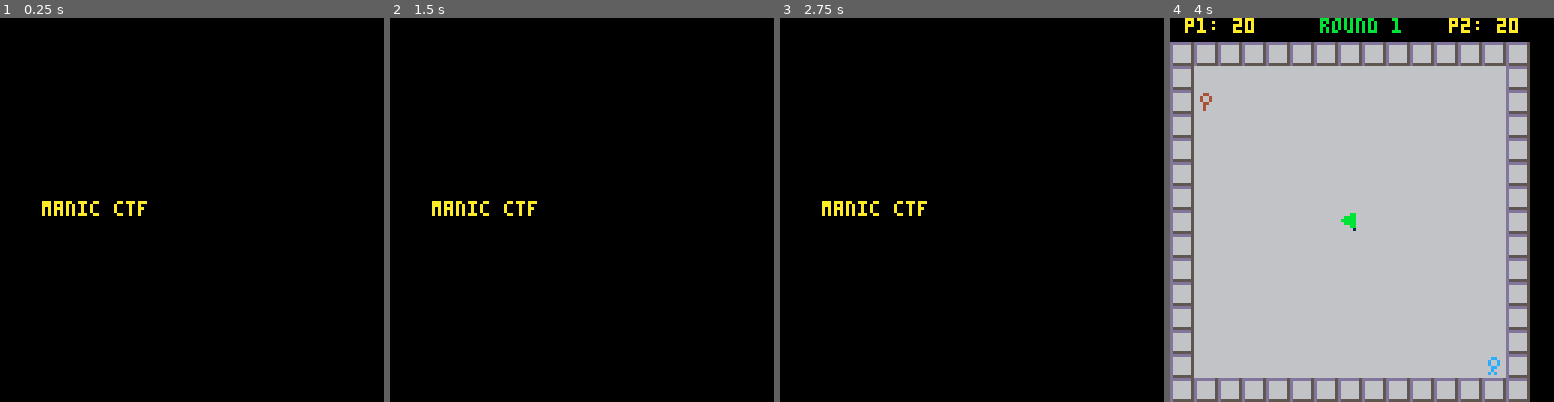
Above: before the commit, frames 1-4 (left to right).
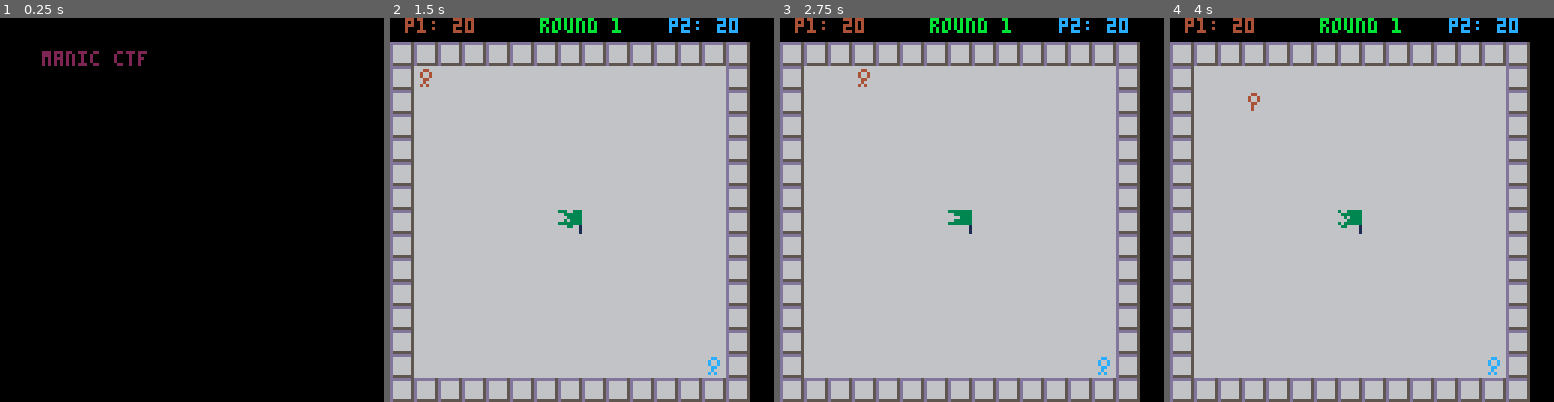
Above: after the commit, the same moments.

Repository: King-Swood/pico-8-fun
Game: PICO-8 cartridge ctf_1.p8
Two runs of this game, one before a commit and one after it. Both use one fixed random seed, a clock stepped at 60 frames per second and the inputs below.
Inputs:
- Up to frame 1 (0.25 s): no input
- Up to frame 2 (1.5 s): tap X (X key) at 0.33, 1.07 s; tap O (Z key) at 0.7 s
- Up to frame 3 (2.75 s): hold Right 1.6-2.1 s; tap O (Z key) at 1.7, 2.1, 2.5 s; tap X (X key) at 1.85 s; hold Up 2.15-2.42 s; hold Right from 2.47 s (still down)
- Up to frame 4 (4 s): tap O (Z key) at 2.9, 3.3, 3.7 s; tap X (X key) at 2.97 s; release Right at 3.03 s; hold Left 3.08-3.58 s; hold Down 3.63-3.97 s

The runs differ from the first frame. In frame 1, 0.9% of the frame differs, in the area x 10-39%, y 8-52%; in frame 2, 89%, in the area x 0-94%, y 0-100%; in frame 3, 89%; in frame 4, 0.9%.

Commit message:
Add a title screen
Added a working title screen.
Also started adding a menu, although its basic ATM.

Diff:
--- a/ctf_1.p8
+++ b/ctf_1.p8
@@ -2,13 +2,16 @@
 version 16
 __lua__
 
--- todo: make a state machine that manages whether the game is running, a score is being displayed, or the title screen.
+-- todo: Add a final winners screen which displays who won, and the state of their win calculated from the difference in times across the rounds.
+--			by a long shot
+--			by a small margin
+--			only just...
 -- todo: add a title screen with the following options:
 --			- number of rounds
 --			- control type (keyboard/controller, controller rotated)
 --				there should be an image associated with each one.
 --				rotated allows users to hold the controller like a wiimote.
---				each player should have a separate setting. This also allows each player to work out which controller they are holding.
+--				each player should have a separate setting. this also allows each player to work out which controller they are holding.
 -- todo: add sound effects
 -- todo: rename/name as "manic ctf"
 -- todo: consider pushing into the "incomplete" part of the forum.
@@ -16,12 +19,17 @@
 -- todo: add ability to knock over the opposing player.
 --			if neither player has the flag then they both fall over.
 --			if one player has the flag then that player falls over and drops it.
--- todo: add a "round 1..... start" message at the beginning of each round.
+-- todo: add a "starting in 3...2...1" message at the beginning of each round.
+--			the players should only become visible after this, and they should appear in a little cloud so their colour is temporarily masked.
 -- todo: randomise the corner that each player starts in, so they don't just start marching straight toward the flag.
 -- todo: when game is over it should display the message for a few seconds, then tell the user to press x to return to the main screen.
--- todo: perhaps the title screen could be a flapping flag displaying "manic ctf".
---			The menu then shows the same flag, with player 1 running on and grabbing it and running off screen.
---			Both players then are shown periodically chasing the other off-screen, with the player in front always holding the flag.
+-- todo: when the menu first displays the flag should appear on the bottom in a puff of smoke.
+--			player 1 runs on, grabs, it and runs off screen
+--			both players then are shown periodically chasing the other off-screen, with the player in front always holding the flag.
+-- todo: the player should flip horizontally when walking in the opposite direction.
+--			the flag should flip with the player.
+-- todo: centre the playing field on screen.
+-- todo: setup on raspberry pi to do some playtesting with Sarah.
 
 function _init()
 end
@@ -51,6 +59,18 @@
 			end,
 			draw=function()
 				titlescreen:draw()
+			end,
+		},
+		["menu"]=
+		{
+			init=function()
+				menu:init()
+			end,
+			update=function()
+				menu:update()
+			end,
+			draw=function()
+				menu:draw()
 			end,
 		},
 		["game"]=
@@ -127,11 +147,6 @@
 	height=8,
 	flipx=false,
 	flipy=false,
-	-- sprinit=0,
-	-- sprite=0,
-	-- sprmax=0,
-	-- sprtime=0,
-	-- sprtimemax=0,
 	remove=false,
 	curanim="initial",
 	curframe=1,
@@ -209,26 +224,125 @@
 	end,
 }
 
+function skipscreen()
+	if (btnp(4,0) or btnp(5,0) or btnp(4,0) or btnp(5,0)) then
+		return true
+	else
+		return false
+	end
+end
+
 titlescreen=
 {
-	displaytime = 0,
-	displaytimemax = 60*3,
+	x=14,
+	y=-5,
+	yspeedfast=1,
+	yspeedslow=0.25,
+	yspeed=0,
+	setpoint1=40,
+	setpoint2=80,
+	colour=1,
+	colourtimer=0,
+	colourtimermax=15,
+	displayname=false,
+	skipped=false,
 
 	init=function(self)
 		self.displaytime = 0
 		actors:clear()
+		self.yspeed=self.yspeedfast
 	end,
 
 	update=function(self)
-		self.displaytime+=1
-		if self.displaytime >= self.displaytimemax then
+		if (not self.skipped) then
+			if (skipscreen()) then
+				self.skipped=true
+				self.displayname=false
+				self.yspeed=self.yspeedfast*3
+			else
+				if (self.y >= self.setpoint2) then
+					self.yspeed=self.yspeedfast
+					self.displayname=false
+				elseif (self.y >= self.setpoint1) then
+					self.yspeed=self.yspeedslow
+					self.displayname=true
+				end
+			end
+		end
+		if (self.y>=128) then
+			--game_state:set_state("menu")
 			game_state:set_state("game")
 		end
+		self.y+=self.yspeed
+		if (self.colourtimer>=self.colourtimermax) then
+			self.colourtimer=0
+			self.colour+=1
+			if (self.colour>15) then
+				self.colour=1
+			end
+		end
+		self.colourtimer+=1
 	end,
 
 	draw=function(self)
 		cls()
-		print("manic ctf",14,61,10)
+		print("manic ctf",self.x,self.y,self.colour)
+		if (self.displayname) then
+			print("by darren pearce",55,61,10)
+		end
+	end,
+}
+
+menu=
+{
+	x=20,
+	y=40,
+	spacebetween=10,
+	currentitem=1,
+	items=
+	{
+		[1]=
+		{
+			name="player 1 control",
+			value="normal",
+		},
+		[2]=
+		{
+			name="player 2 control",
+			value="normal",
+		},
+	},
+
+	init=function(self)
+		actors:clear()
+		self.currentitem=1
+	end,
+
+	update=function(self)
+		if (btnp(3,0)) then
+			self.currentitem+=1
+			if (self.currentitem>count(self.items)) then
+				self.currentitem=1
+			end
+		elseif (btnp(2,0)) then
+			self.currentitem-=1
+			if (self.currentitem<1) then
+				self.currentitem=count(self.items)
+			end
+		end
+	end,
+
+	draw=function(self)
+		cls()
+		actors:draw()
+
+		for i=1,count(self.items) do
+			local colour = 10
+			if (self.currentitem==i) then
+				colour=11
+			end
+			print(self.items[i].name,self.x,self.y+((i-1)*self.spacebetween),colour)
+		end
 	end,
 }
 
@@ -328,9 +442,9 @@
 	end,
 
 	drawscore=function(self)
-		print("p1: "..flr((self.players[1].wintimer+(self.framerate-1))/self.framerate),5,0,10)
+		print("p1: "..flr((self.players[1].wintimer+(self.framerate-1))/self.framerate),5,0,self.players[1].colour)
 		print("round "..self.round,50,0,11)
-		print("p2: "..flr((self.players[2].wintimer+(self.framerate-1))/self.framerate),93,0,10)
+		print("p2: "..flr((self.players[2].wintimer+(self.framerate-1))/self.framerate),93,0,self.players[2].colour)
 	end,
 
 	drawplayerwon=function(self)
@@ -361,8 +475,6 @@
 	setmetatable(o, self)
 	self.__index = self
 
-	o.sprinit=2
-	o.sprmax=2
 	o.init(o)
 	o.player=playerno or 0
 	o.roundwins = 0
@@ -371,6 +483,11 @@
 	o.flag = false
 	o.wintimer = 0
 	o.won = false
+	o.colour = 4
+
+	if (o.player==1) then
+		o.colour=12
+	end
 
 	self.roundreset=function(self)
 		self.flag = false
@@ -408,18 +525,18 @@
 	end
 
 	self.draw=function(self)
-		if self.player == 1 then pal(4,12) end
+		pal(4,self.colour)
 
 		actor_base.draw(self)
 		if self.flag then
-			spr(19,
+			spr(3,
 				self.x-(self.width/2),
 				self.y-(self.height/2),
 				self.width/8,self.height/8,
 				self.flipx,
 				self.flipy)
 		end
-		if self.player == 1 then pal() end
+		pal()
 	end
 
 	self.newposition=function(self,xcell,ycell)
@@ -484,8 +601,6 @@
 	setmetatable(o, self)
 	self.__index = self
 
-	o.sprinit=1
-	o.sprmax=1
 	o.visible = true
 	o.init(o)
 
@@ -503,8 +618,8 @@
 	{
 		["initial"]=
 		{
-			ticks=30,--how long is each frame shown.
-			frames={16,17,18},--what frames are shown.
+			ticks=15,--how long is each frame shown.
+			frames={16,17,18,19,20,21,22,23},--what frames are shown.
 		},
 	}
 
@@ -513,21 +628,21 @@
 
 __gfx__
 00000000000000000000000000000000000000000000000000000000000000000000000000000000000000000000000000000000000000000000000000000000
-00000000000440000004400000000000000000000000000000000000000000000000000000000000000000000000000000000000000000000000000000000000
-00700700004004000040040000000000000000000000000000000000000000000000000000000000000000000000000000000000000000000000000000000000
-00077000004004000040040000000000000000000000000000000000000000000000000000000000000000000000000000000000000000000000000000000000
-00077000000440000004400000000000000000000000000000000000000000000000000000000000000000000000000000000000000000000000000000000000
+00000000000440000004400033300000000000000000000000000000000000000000000000000000000000000000000000000000000000000000000000000000
+00700700004004000040040003300000000000000000000000000000000000000000000000000000000000000000000000000000000000000000000000000000
+00077000004004000040040033300000000000000000000000000000000000000000000000000000000000000000000000000000000000000000000000000000
+00077000000440000004400000100000000000000000000000000000000000000000000000000000000000000000000000000000000000000000000000000000
 00700700000400000004000000000000000000000000000000000000000000000000000000000000000000000000000000000000000000000000000000000000
 00000000004040000004000000000000000000000000000000000000000000000000000000000000000000000000000000000000000000000000000000000000
 00000000000000000000000000000000000000000000000000000000000000000000000000000000000000000000000000000000000000000000000000000000
-00000000000000000000000000000000000000000000000000000000000000000000000000000000000000000000000000000000000000000000000000000000
-0000bb000000bb000000bb000bb00000000000000000000000000000000000000000000000000000000000000000000000000000000000000000000000000000
-00bbbb0000bbbb0000bbbb00bbb00000000000000000000000000000000000000000000000000000000000000000000000000000000000000000000000000000
-0bbbbb000bbbbb000bbbbb000bb00000000000000000000000000000000000000000000000000000000000000000000000000000000000000000000000000000
-00bbbb0000bbbb0000bbbb0000100000000000000000000000000000000000000000000000000000000000000000000000000000000000000000000000000000
-0000bb000000bb000000bb0000000000000000000000000000000000000000000000000000000000000000000000000000000000000000000000000000000000
-00000100000001000000010000000000000000000000000000000000000000000000000000000000000000000000000000000000000000000000000000000000
-00000000000000000000000000000000000000000000000000000000000000000000000000000000000000000000000000000000000000000000000000000000
+33333333333330033333003333300333330033333003333300333333033333330000000000000000000000000000000000000000000000000000000000000000
+00333333003333330033333300333333003333330333333333333333303333330000000000000000000000000000000000000000000000000000000000000000
+00003333000033330000333300033333003333330030333300003333000033330000000000000000000000000000000000000000000000000000000000000000
+00333333003333330033333300303333000033330003333300333333003333330000000000000000000000000000000000000000000000000000000000000000
+33333333333333333333333333333333333333333033333300333333033333330000000000000000000000000000000000000000000000000000000000000000
+00000001000003310000330100033001003300010330000133000001300000010000000000000000000000000000000000000000000000000000000000000000
+00000001000000010000000100000001000000010000000100000001000000010000000000000000000000000000000000000000000000000000000000000000
+00000001000000010000000100000001000000010000000100000001000000010000000000000000000000000000000000000000000000000000000000000000
 00000000000000000000000000000000000000000000000000000000000000000000000000000000000000000000000000000000000000000000000000000000
 00000000000000000000000000000000000000000000000000000000000000000000000000000000000000000000000000000000000000000000000000000000
 00000000000000000000000000000000000000000000000000000000000000000000000000000000000000000000000000000000000000000000000000000000
